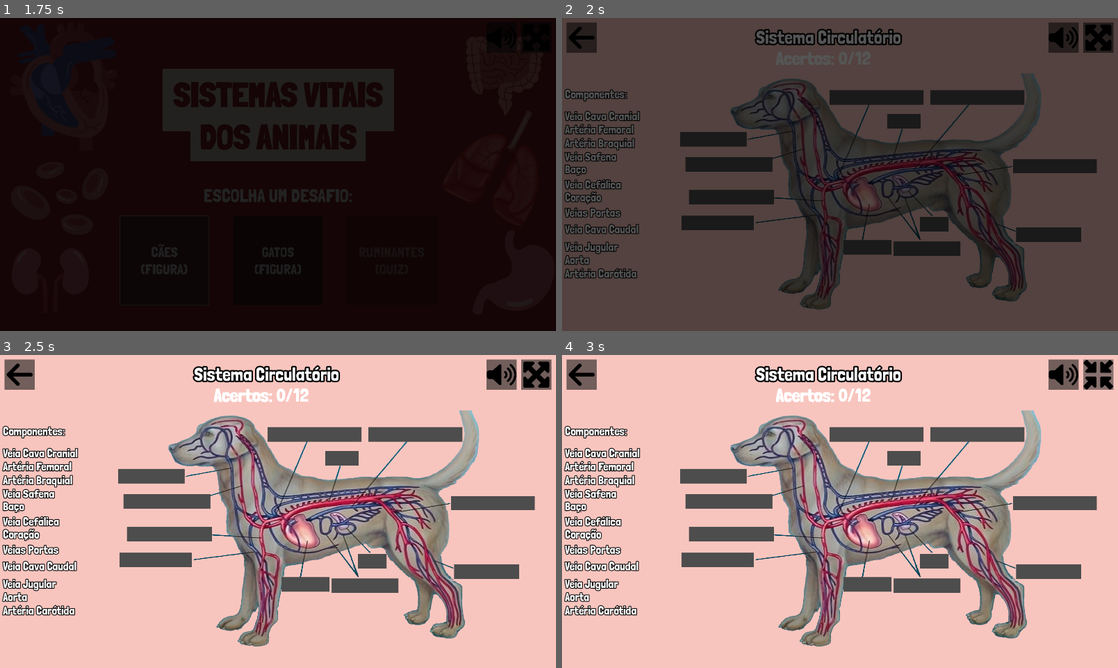
Above: before the commit, frames 1-4 (two rows, left to right).
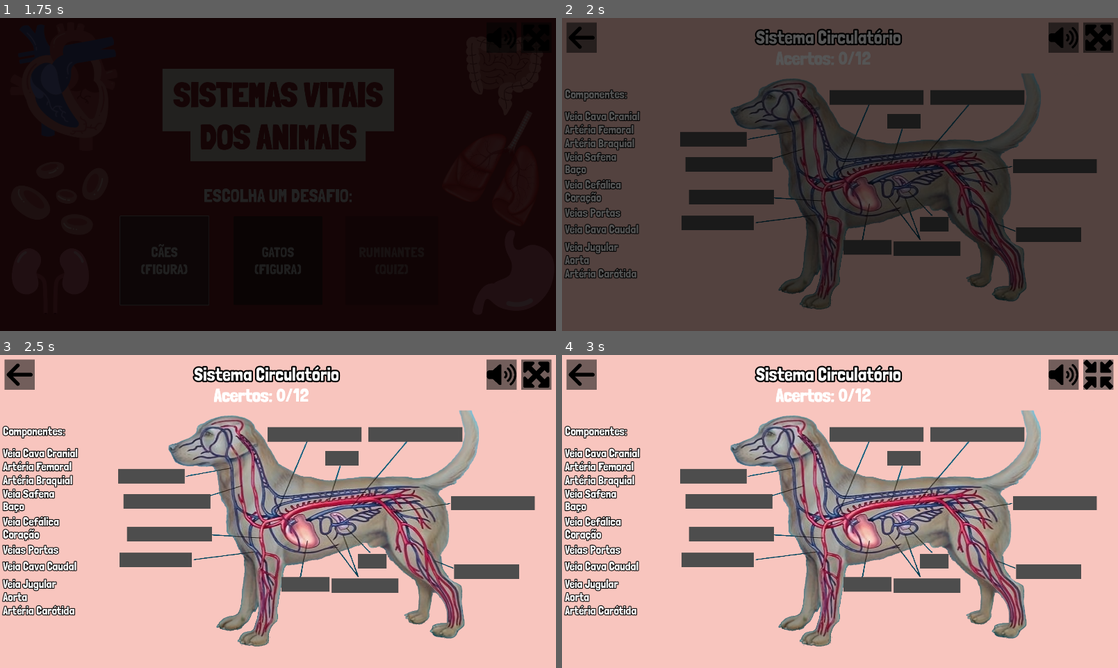
Above: after the commit, the same moments.

Repository: telmotrooper/vet-game
Game: Godot game, scene res://main.tscn
Two runs of this game, one before a commit and one after it. Both use one fixed random seed, a clock stepped at 60 frames per second and the inputs below.
Inputs (mouse positions are in pixels of both pictures, inside the frame that each line leads up to):
- Up to frame 1 (1.75 s): tap Enter at 0.5 s; click "CÃES (FIGURA)" at 1.25 s
- Up to frame 2 (2 s): no input
- Up to frame 3 (2.5 s): click (533, 373) at 2 s
- Up to frame 4 (3 s): click (1095, 373) at 2.75 s

Frame 1 is identical in both runs. In frame 2, 0.2% of the frame differs, in the area x 47-86%, y 26-91%; in frame 3, 0.3%, in the area x 47-87%, y 22-91%; in frame 4, 0.3%.

Commit message:
reorganizing project

Diff:
--- a/cat_level/cat_level.tscn
+++ b/cat_level/cat_level.tscn
@@ -1,16 +1,16 @@
 [gd_scene load_steps=16 format=3 uid="uid://cqqouxh0tnhtp"]
 
-[ext_resource type="Texture2D" uid="uid://bwvk2il82mqsk" path="res://square.svg" id="1_7qxg0"]
+[ext_resource type="Texture2D" uid="uid://bwvk2il82mqsk" path="res://cat_level/square.svg" id="1_7qxg0"]
 [ext_resource type="Script" path="res://droppable_background.gd" id="1_f7l06"]
 [ext_resource type="Script" path="res://level.gd" id="1_kkgaa"]
 [ext_resource type="Texture2D" uid="uid://dsca8fe4ifouc" path="res://cat_level/cat.png" id="2_ei4k5"]
 [ext_resource type="Script" path="res://draggable_object.gd" id="2_jfxkb"]
-[ext_resource type="Texture2D" uid="uid://btvovgytwfq74" path="res://square_slot.svg" id="3_25sf6"]
+[ext_resource type="Texture2D" uid="uid://btvovgytwfq74" path="res://cat_level/square_slot.svg" id="3_25sf6"]
 [ext_resource type="PackedScene" uid="uid://gpvwrquanwhj" path="res://ui/maximize_button/maximize_button.tscn" id="4_bygoh"]
 [ext_resource type="Script" path="res://slot.gd" id="4_cleui"]
 [ext_resource type="PackedScene" uid="uid://c4e4q5arhn8f2" path="res://ui/back_button/back_button.tscn" id="5_jgko5"]
 [ext_resource type="PackedScene" uid="uid://c7v1migha7ig" path="res://ui/volume_button/volume_button.tscn" id="7_wexbm"]
-[ext_resource type="Texture2D" uid="uid://6xae6ixeinrn" path="res://square_alt.svg" id="12_ygnpx"]
+[ext_resource type="Texture2D" uid="uid://6xae6ixeinrn" path="res://cat_level/square_alt.svg" id="12_ygnpx"]
 [ext_resource type="Texture2D" uid="uid://q28cdfoueli8" path="res://ui/star_solid.svg" id="13_0x6jh"]
 [ext_resource type="Texture2D" uid="uid://dccvgy7grvwon" path="res://ui/star_regular.svg" id="13_62bxt"]
 [ext_resource type="Theme" uid="uid://dih34ywnda3er" path="res://dialog_button_theme.tres" id="13_d7q3b"]
--- a/dog_level/dog_level.tscn
+++ b/dog_level/dog_level.tscn
@@ -8,7 +8,7 @@
 [ext_resource type="PackedScene" uid="uid://gpvwrquanwhj" path="res://ui/maximize_button/maximize_button.tscn" id="7_ywdc7"]
 [ext_resource type="PackedScene" uid="uid://c4e4q5arhn8f2" path="res://ui/back_button/back_button.tscn" id="8_tbklm"]
 [ext_resource type="PackedScene" uid="uid://c7v1migha7ig" path="res://ui/volume_button/volume_button.tscn" id="9_5id82"]
-[ext_resource type="Texture2D" uid="uid://btvovgytwfq74" path="res://square_slot.svg" id="10_10lmo"]
+[ext_resource type="Texture2D" uid="uid://btvovgytwfq74" path="res://cat_level/square_slot.svg" id="10_10lmo"]
 [ext_resource type="Script" path="res://slot.gd" id="11_suqmt"]
 [ext_resource type="Script" path="res://draggable_label.gd" id="14_ni0bv"]
 [ext_resource type="Theme" uid="uid://dih34ywnda3er" path="res://dialog_button_theme.tres" id="15_tiibd"]
--- a/main.tscn
+++ b/main.tscn
@@ -2,7 +2,7 @@
 
 [ext_resource type="Script" path="res://main.gd" id="1_e7iyt"]
 [ext_resource type="PackedScene" uid="uid://bwq2aip0hywte" path="res://title_screen/title_screen.tscn" id="2_wmm72"]
-[ext_resource type="Script" path="res://fade_transition.gd" id="3_qt7il"]
+[ext_resource type="Script" path="res://ui/fade_transition.gd" id="3_qt7il"]
 
 [node name="Main" type="Control"]
 layout_mode = 3
Renamed: square.svg -> cat_level/square.svg
Not shown, changed: cat_level/square.svg.import
Renamed: square_alt.svg -> cat_level/square_alt.svg
Not shown, changed: cat_level/square_alt.svg.import
Renamed: square_slot.svg -> cat_level/square_slot.svg
Not shown, changed: cat_level/square_slot.svg.import
Binary file changed: dog_level/dog.png
Renamed: fade_transition.gd -> ui/fade_transition.gd
